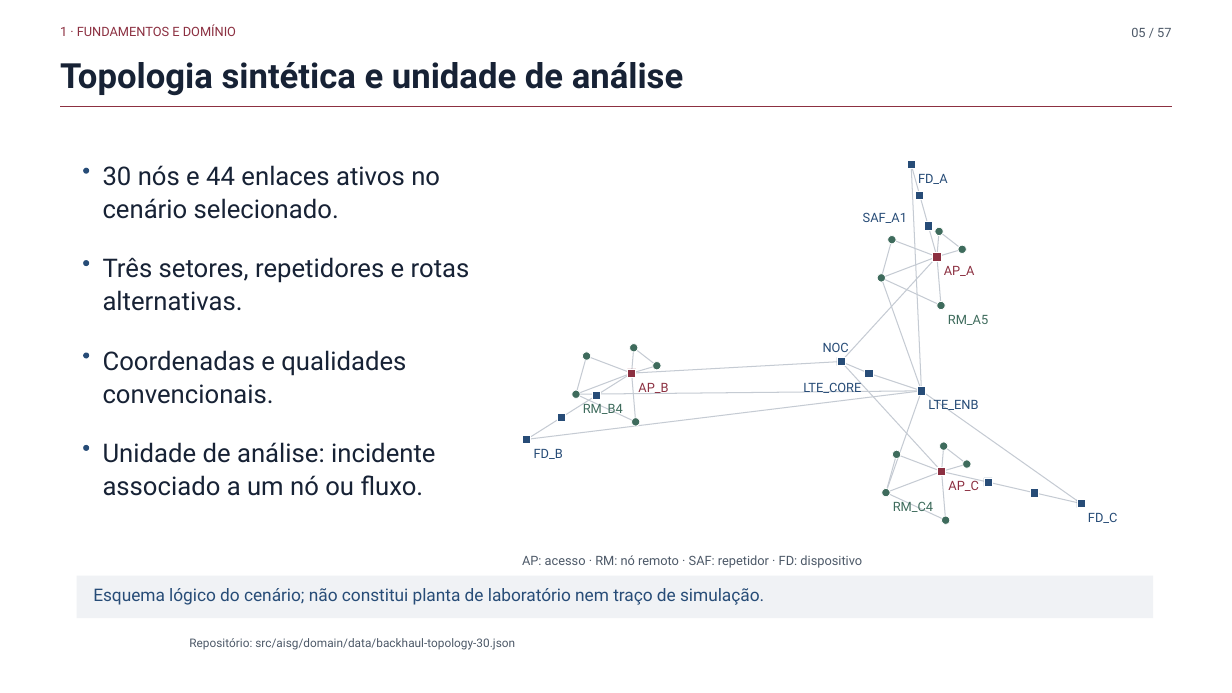
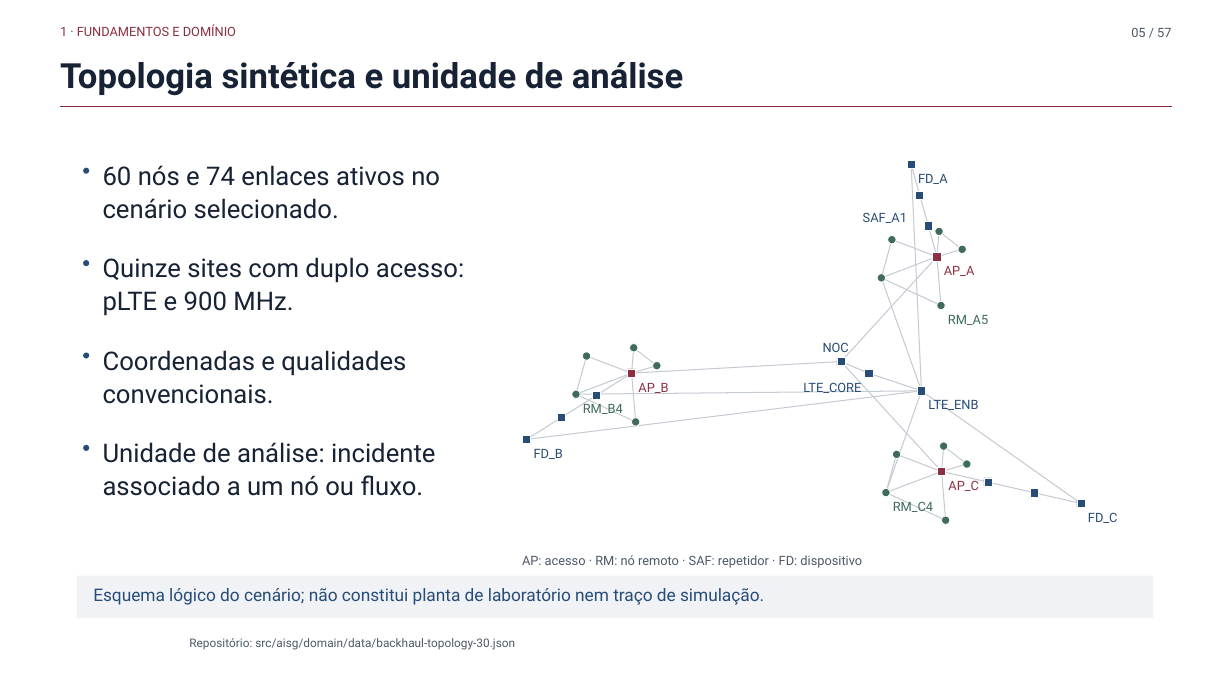
Before and after one commit to fsd-dantas/ai4systems, a slide deck: slide 5 of docs/presentation/mini-systems-presentation.pptx. Drawn at 1232x693 pixels with LibreOffice and Linux fonts; fonts in the diff are those of the drawing; background and template pictures are left out. Boxes give left, top, right and bottom in pixels: in the first picture for what was removed or moved away, otherwise in the second. Text is boxed around its words. In the diff, an @@ line names an element or a change of style, - is before the commit and + after.

```diff
--- a/docs/presentation/mini-systems-presentation.pptx
+++ b/docs/presentation/mini-systems-presentation.pptx
@@ text at (103, 165, 440, 219): text changed @@
-30 nós e 44 enlaces ativos no cenário selecionado.
+60 nós e 74 enlaces ativos no cenário selecionado.
@@ text at (103, 257, 464, 316): text changed @@
-Três setores, repetidores e rotas alternativas.
+Quinze sites com duplo acesso: pLTE e 900 MHz.
```
Also in this commit, not shown: 6 other slides changed, 8 other files.
